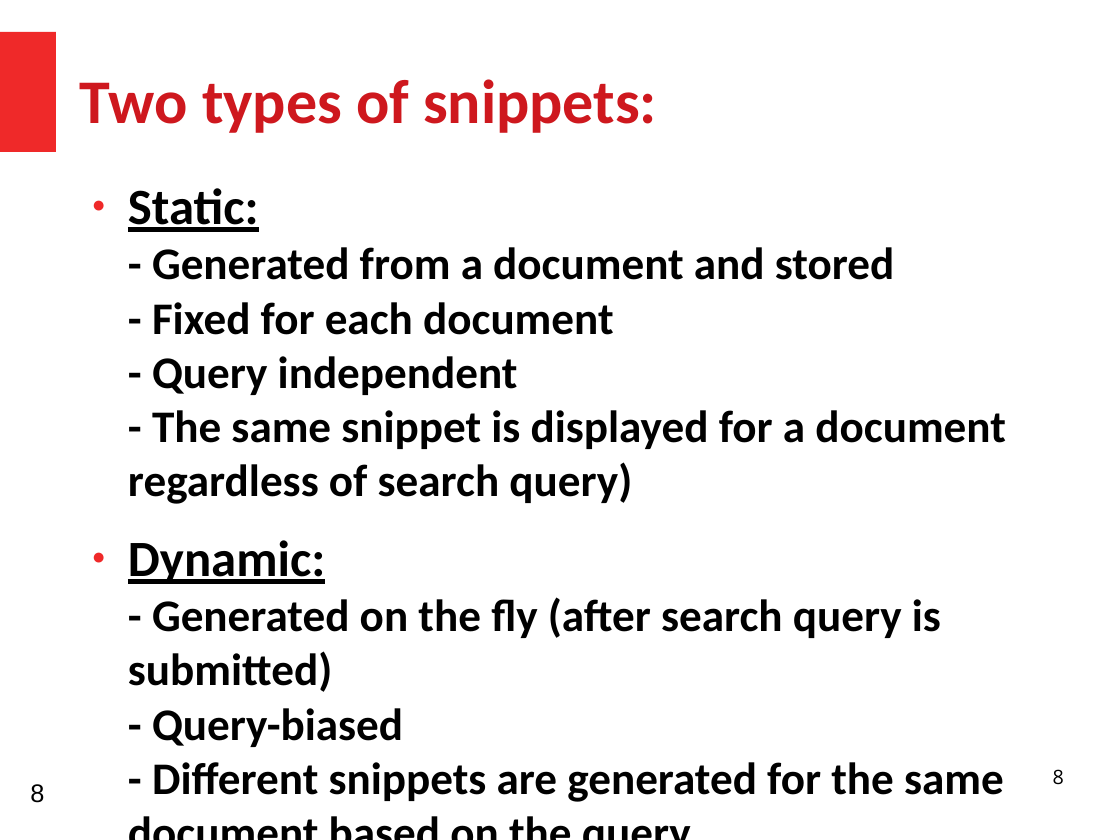
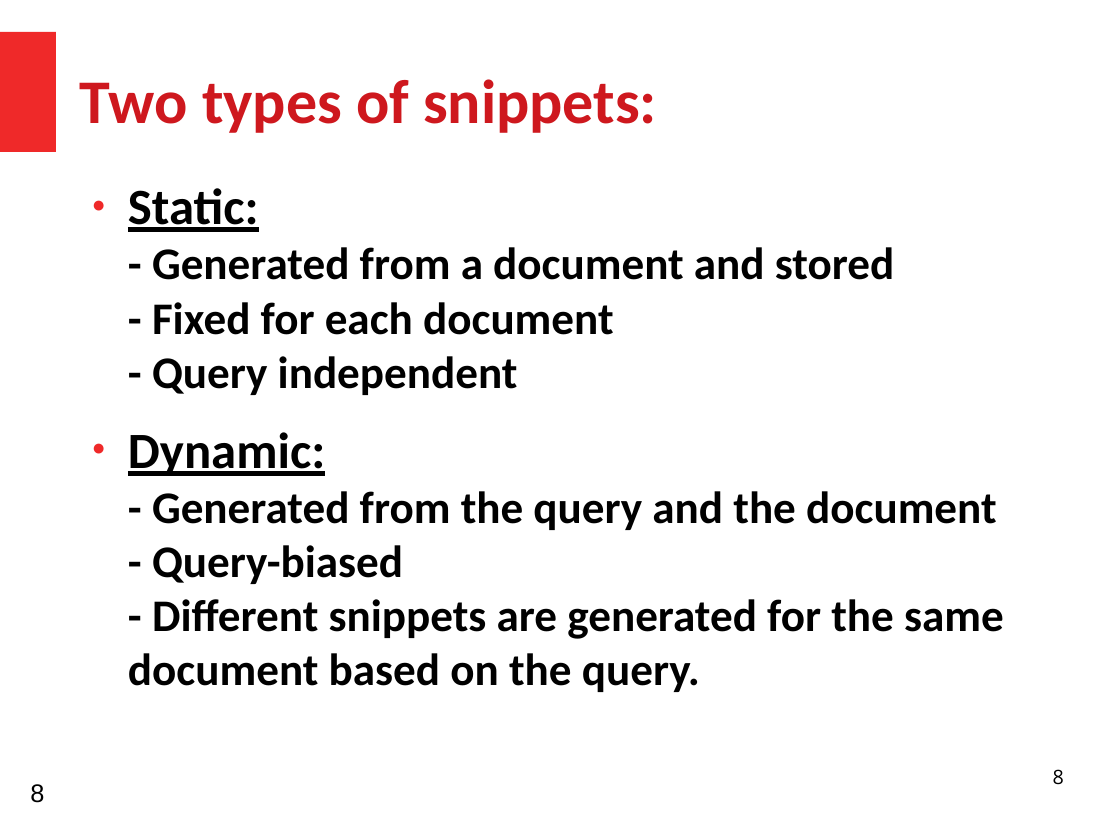
Before and after one commit to HussamHallak/cs834-f17, a slide deck: slide 8 of assignments/P3/P3.odp. Drawn at 1120x840 pixels with LibreOffice and Linux fonts; fonts in the diff are those of the drawing. Boxes give left, top, right and bottom in pixels: in the first picture for what was removed or moved away, otherwise in the second. Text is boxed around its words. In the diff, an @@ line names an element or a change of style, - is before the commit and + after.

```diff
--- a/assignments/P3/P3.odp
+++ b/assignments/P3/P3.odp
@@ text at <box>128,188,1004,692</box>: text changed @@
-● Static:
-  - Generated from a document and stored
-  - Fixed for each document
-  - Query independent
-  - The same snippet is displayed for a document regardless of search query)
-● Dynamic:
-  - Generated on the fly (after search query is submitted)
-  - Query-biased
-  - Different snippets are generated for the same document based on the query.
+● Static:
+  - Generated from a document and stored
+  - Fixed for each document
+  - Query independent
+● Dynamic:
+  - Generated from the query and the document
+  - Query-biased
+  - Different snippets are generated for the same document based on the query.
```
Also in this commit, not shown: 36 other slides changed, 2 slides added, 1 slide removed, 1 other file.
